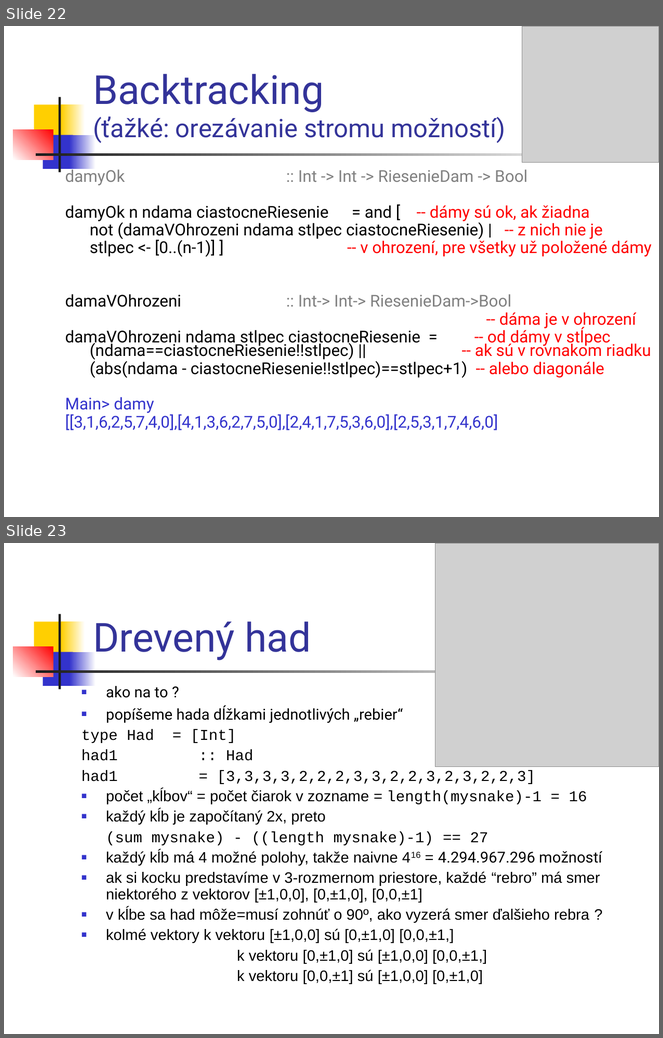
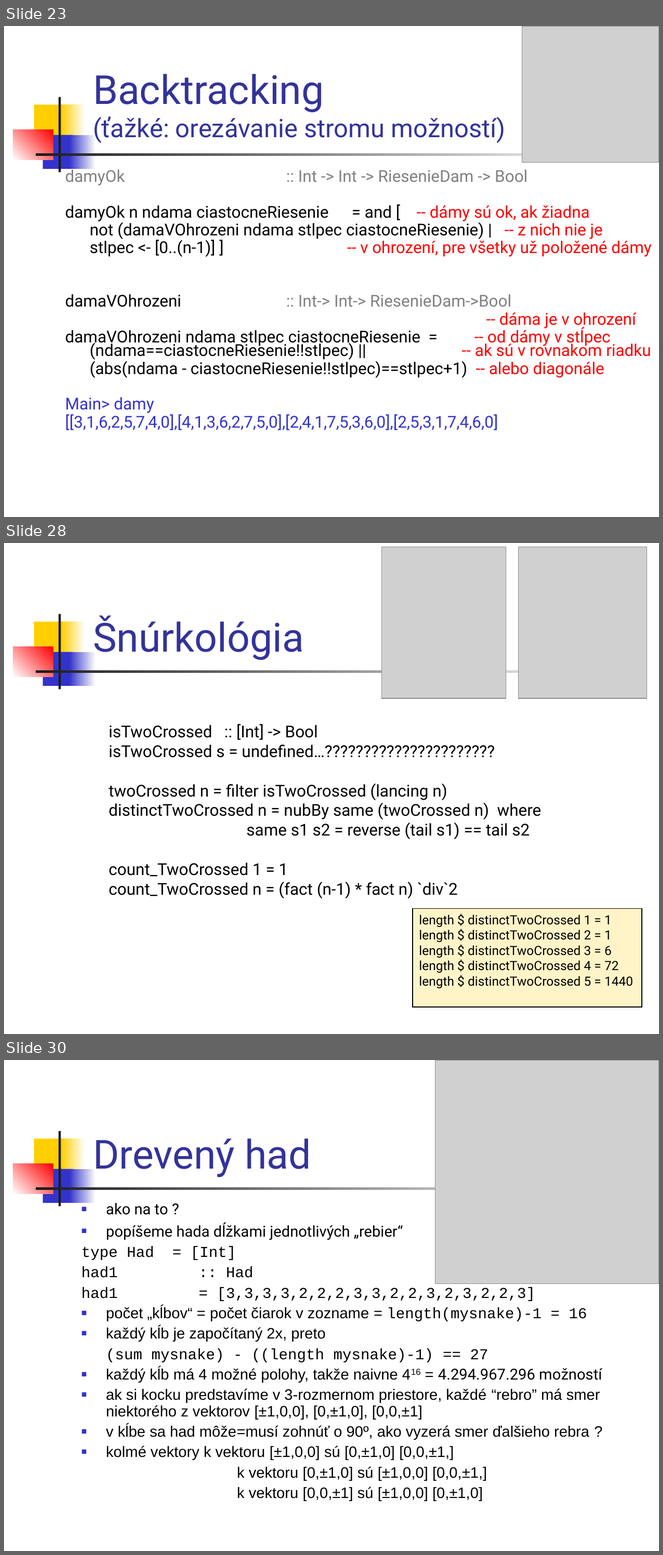
Before and after one commit to paradigmy/Prednasky, a slide deck: 08/funkcionalne3.ppt. Shown one above the other, each under a label of ours: slides 22 and 23 before the commit, slides 23, 28 and 30 after it; the slides between them are not shown. The pictures are 663x1038 and 663x1555 pixels, drawn with LibreOffice and Linux fonts; fonts in the diff are those of the drawing; grey boxes stand for pictures. Boxes give left, top, right and bottom in pixels: in the first picture for what was removed or moved away, otherwise in the second. Text is boxed around its words. In the diff, an @@ line names an element or a change of style, - is before the commit and + after.

```diff
--- a/08/funkcionalne3.ppt
+++ b/08/funkcionalne3.ppt
@@ slide 28 added at (4, 543, 659, 1034), background #FFFFFF; not listed: 7 template elements that a slide beside it also shows @@
@@ picture added at (382, 547, 506, 699) @@
@@ picture added at (518, 547, 647, 699) @@
@@ title added at (93, 615, 304, 660), 44 pt, text #333399 @@
+Šnúrkológia
@@ text added at (109, 724, 542, 899), 18 pt, text #000000 @@
+  isTwoCrossed :: [Int] -> Bool
+  isTwoCrossed s = undefined…??????????????????????
+  twoCrossed n = filter isTwoCrossed (lancing n)
+  distinctTwoCrossed n = nubBy same (twoCrossed n) where
+  same s1 s2 = reverse (tail s1) == tail s2
+  count_TwoCrossed 1 = 1
+  count_TwoCrossed n = (fact (n-1) * fact n) `div`2
@@ rectangle added at (413, 909, 642, 1007), fill #FFF4C8, outline #000000 0.74 pt, 14 pt, text #000000 @@
+length $ distinctTwoCrossed 1 = 1
+length $ distinctTwoCrossed 2 = 1
+length $ distinctTwoCrossed 3 = 6
+length $ distinctTwoCrossed 4 = 72
+length $ distinctTwoCrossed 5 = 1440
@@ what was slide 22 is now slide 23 @@
@@ what was slide 23 is now slide 30 @@
```
Also in this commit, not shown: 3 slides changed, 7 other slides added, 1 other file.
